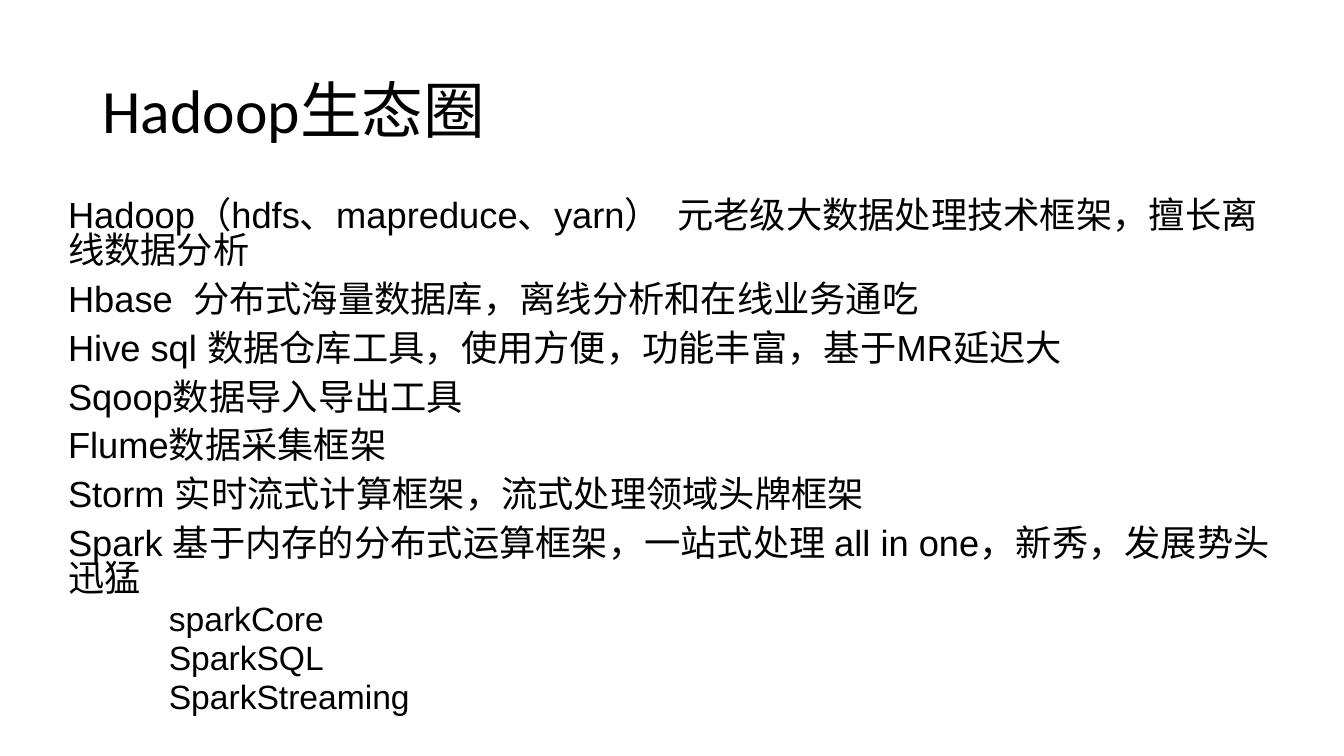
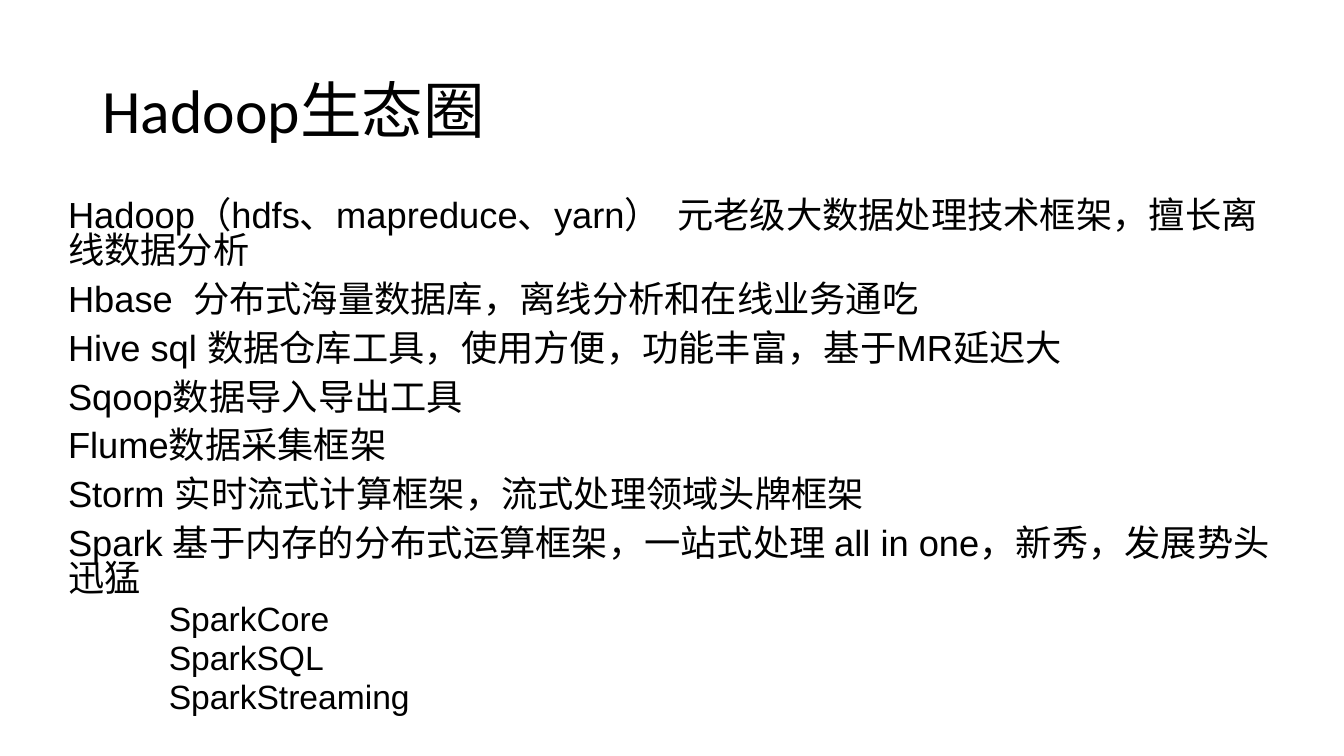
Before and after one commit to refuil/hadoopAction, a slide deck: slide 13 of 第一章 Hadoop概述与安装.pptx (slide 11 before the commit). Drawn at 1344x756 pixels with LibreOffice and Linux fonts; fonts in the diff are those of the drawing. Boxes give left, top, right and bottom in pixels: in the first picture for what was removed or moved away, otherwise in the second. Text is boxed around its words. In the diff, an @@ line names an element or a change of style, - is before the commit and + after.

```diff
--- a/第一章 Hadoop概述与安装.pptx
+++ b/第一章 Hadoop概述与安装.pptx
@@ text at [169, 606, 330, 638]: text changed @@
-    sparkCore
+    SparkCore
```
Also in this commit, not shown: 14 other slides changed, 9 slides added, 1 slide removed, 5 other files.
